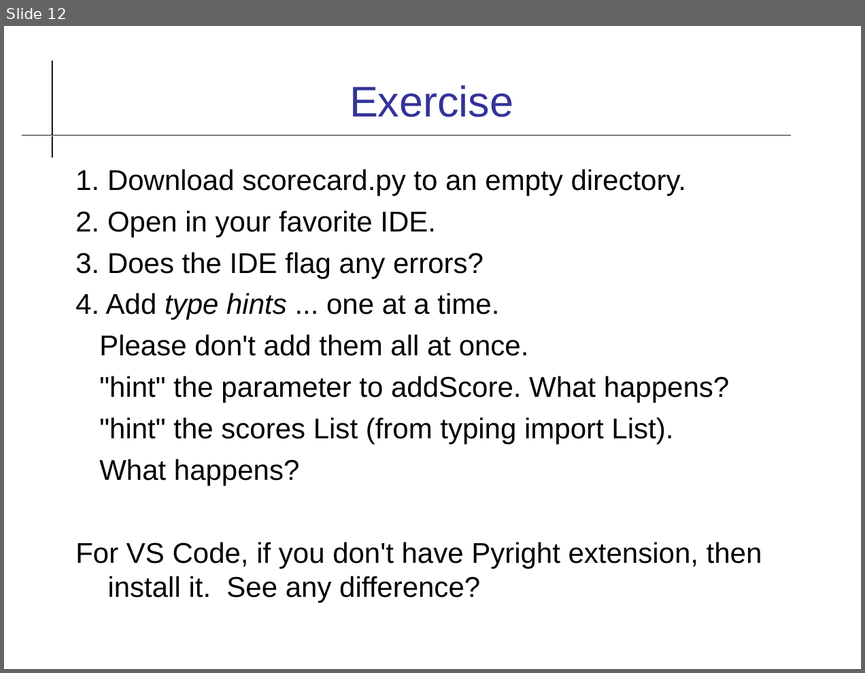
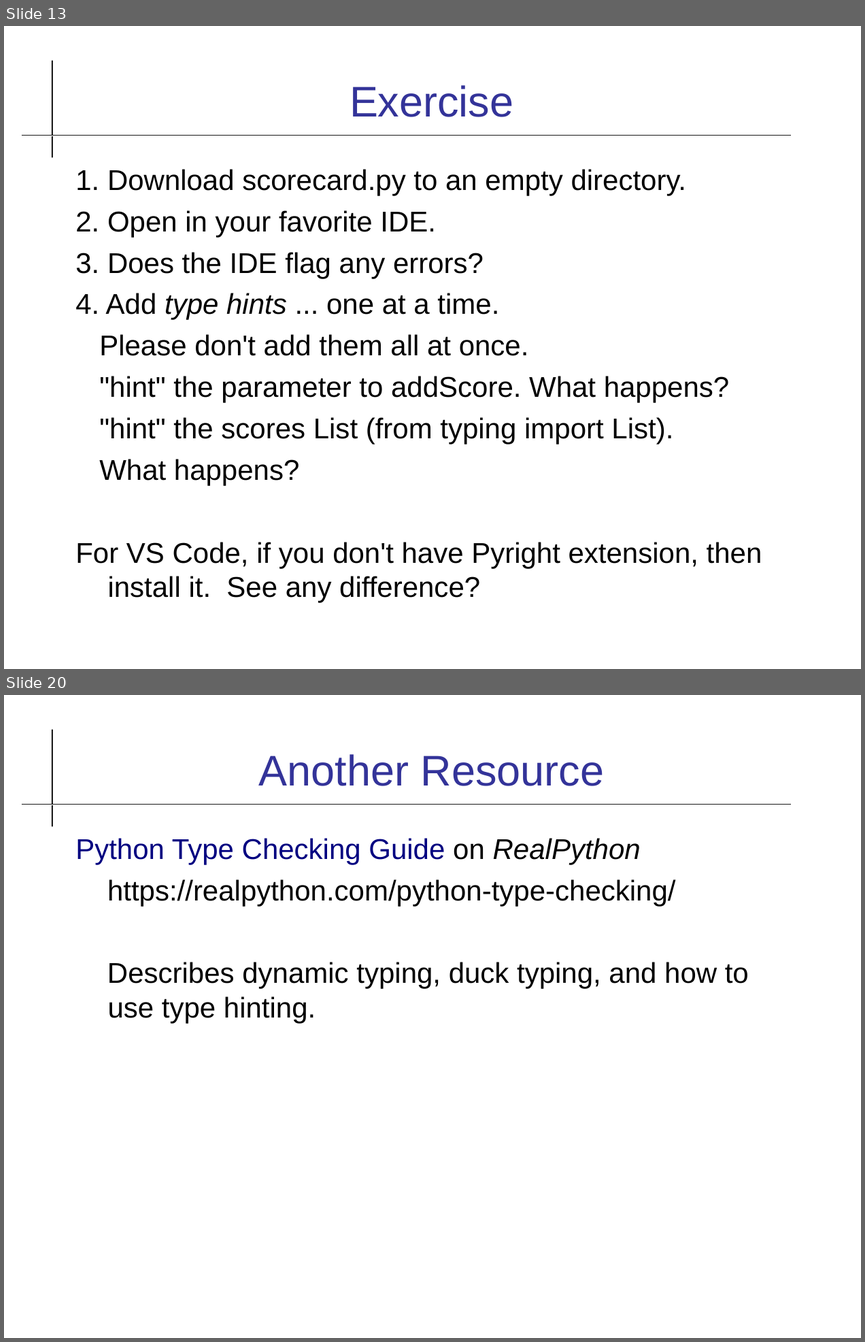
Before and after one commit to cpske/ISP, a slide deck: code-quality/Type-Checking.odp. Shown one above the other, each under a label of ours: slide 12 before the commit, slides 13 and 20 after it; the slides between them are not shown. The pictures are 865x673 and 865x1342 pixels, drawn with LibreOffice and Linux fonts; fonts in the diff are those of the drawing. Boxes give left, top, right and bottom in pixels: in the first picture for what was removed or moved away, otherwise in the second. Text is boxed around its words. In the diff, an @@ line names an element or a change of style, - is before the commit and + after.

Commit message:
more slides on typing

```diff
--- a/code-quality/Type-Checking.odp
+++ b/code-quality/Type-Checking.odp
@@ slide 20 added at box(4, 695, 861, 1338), background #FFFFFF; not listed: 2 template elements that a slide beside it also shows @@
@@ title added at box(259, 754, 604, 786), 36 pt, text #333399 @@
+Another Resource
@@ text added at box(75, 838, 749, 1023), 24 pt, text #000000 @@
+Python Type Checking Guide on RealPython
+https://realpython.com/python-type-checking/
+Describes dynamic typing, duck typing, and how to use type hinting.
@@ what was slide 12 is now slide 13 @@
```
Also in this commit, not shown: 6 slides changed, 4 other slides added, 1 other file.
